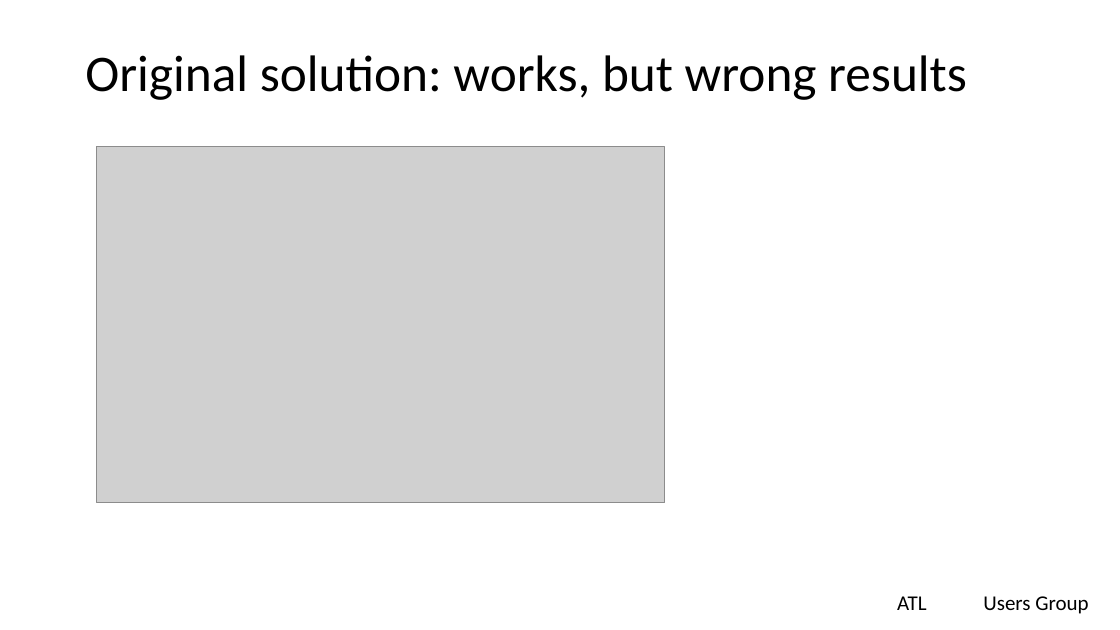
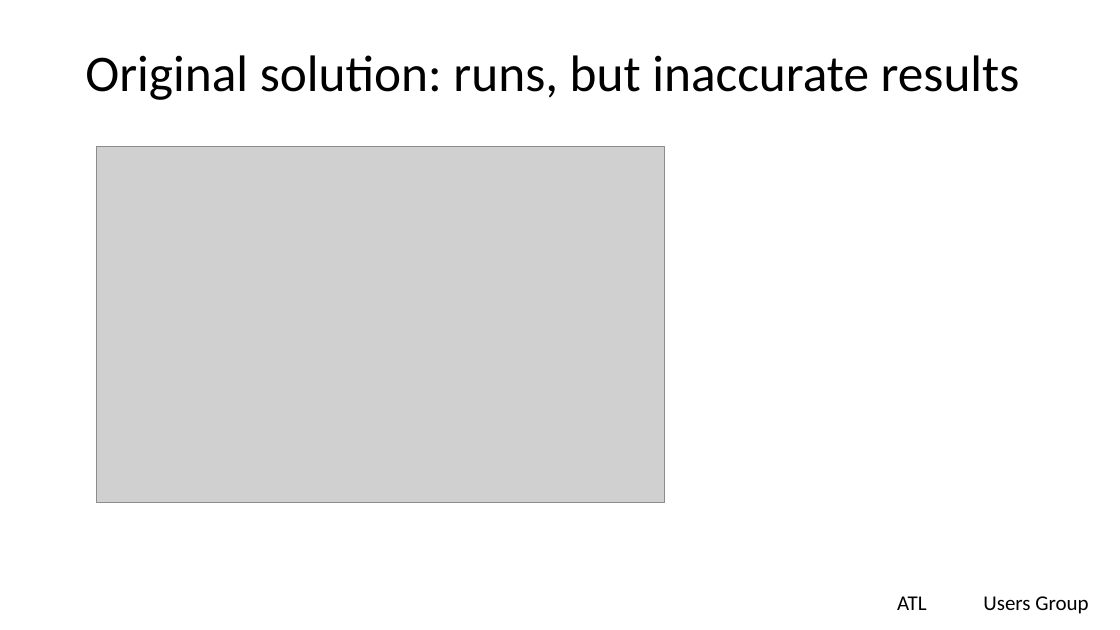
Before and after one commit to lgreski/communications, a slide deck: slide 3 of presentations/debuggingBernoulliTrials.pptx. Drawn at 1120x630 pixels with LibreOffice and Linux fonts; fonts in the diff are those of the drawing; grey boxes stand for pictures; background and template pictures are left out. Boxes give left, top, right and bottom in pixels: in the first picture for what was removed or moved away, otherwise in the second. Text is boxed around its words. In the diff, an @@ line names an element or a change of style, - is before the commit and + after.

```diff
--- a/presentations/debuggingBernoulliTrials.pptx
+++ b/presentations/debuggingBernoulliTrials.pptx
@@ title at (85,55,1020,100): text changed @@
-Original solution: works, but wrong results
+Original solution: runs, but inaccurate results
```
Also in this commit, not shown: 8 other slides changed, 6 slides added, 1 slide removed, 2 other files.
